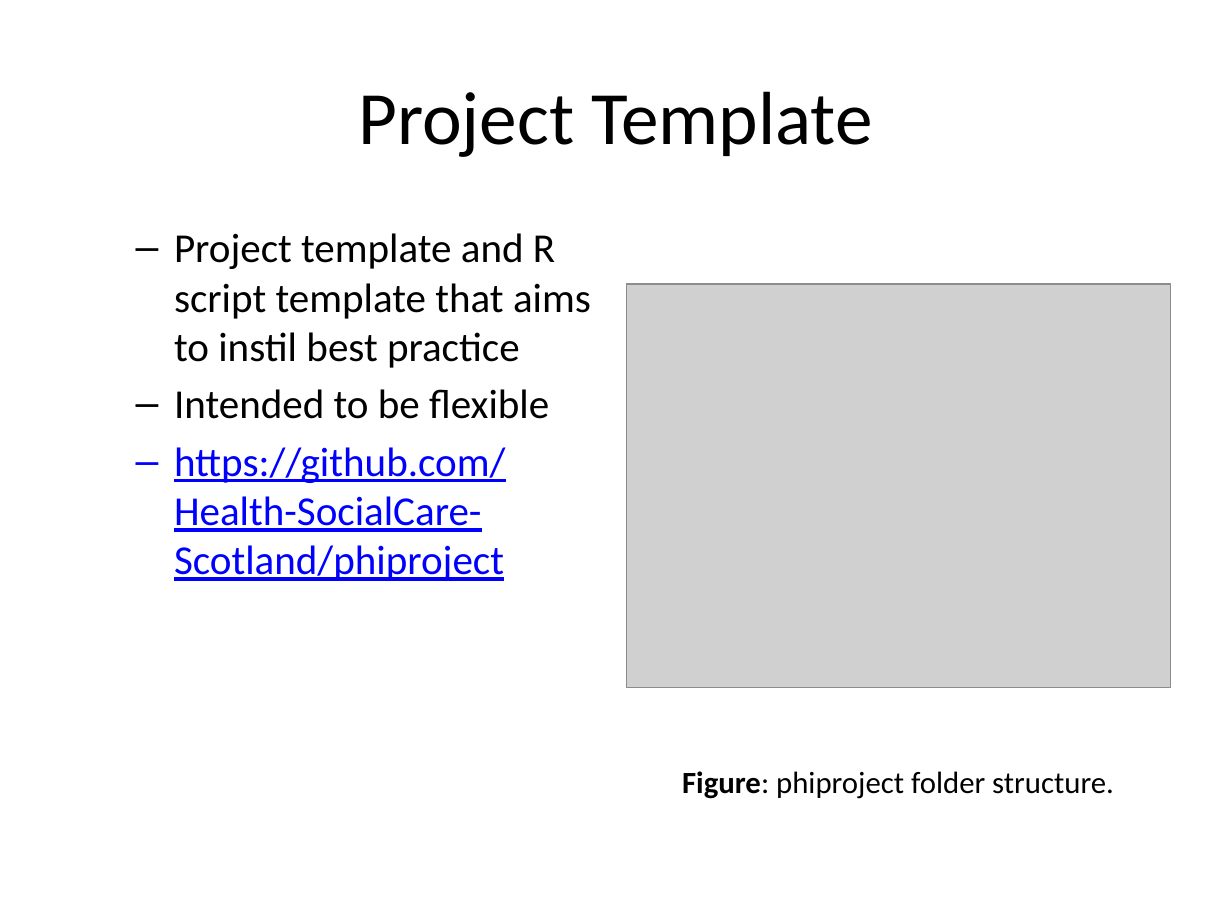
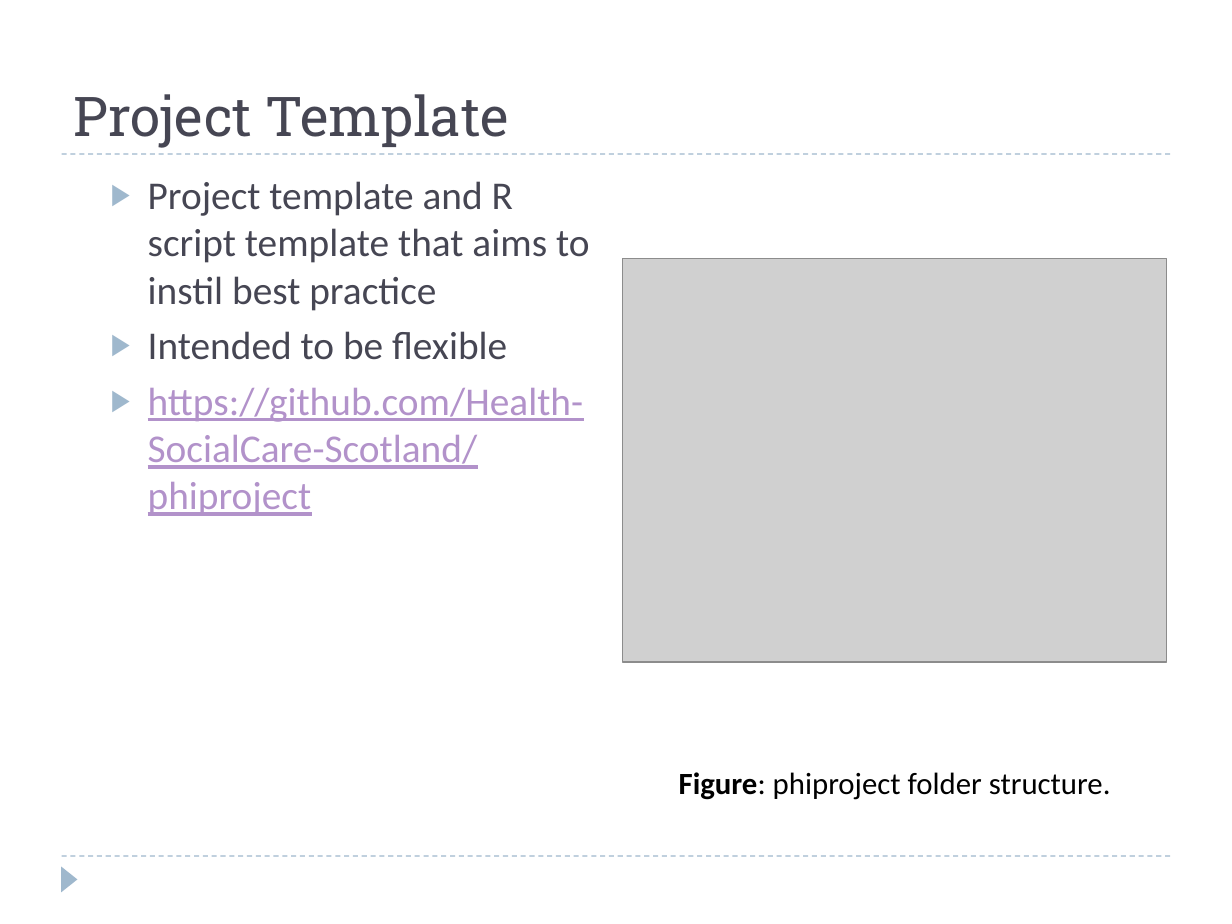
Before and after one commit to alan-y/phiproject-talk, a slide deck: slide 3 of phiproject_ay.pptx. Drawn at 1232x924 pixels with LibreOffice and Linux fonts; fonts in the diff are those of the drawing; grey boxes stand for pictures. Boxes give left, top, right and bottom in pixels: in the first picture for what was removed or moved away, otherwise in the second. Text is boxed around its words. In the diff, an @@ line names an element or a change of style, - is before the commit and + after.

```diff
--- a/phiproject_ay.pptx
+++ b/phiproject_ay.pptx
@@ title "Project Template" at [74, 94, 508, 148]: size 44 to 32 pt, font Calibri to Roboto Slab, text colour #000000 to #464653; alignment centre to left; vertical alignment middle to bottom @@
@@ text "Project template and R script ...": place and size @@
-text "Project template and R script ..." at [174, 233, 591, 581]
+text "Project template and R script ..." at [148, 181, 590, 516]
@@ text "Project template and R script ..." at [148, 181, 590, 516]: size 24 to 23 pt; text colour #000000 to #464653 in "Project template and R script template that ...", "Intended to be flexible"; text colour #0000FF to #B292CA in "https://github.com/Health-SocialCare-Scotland/phiproject"; bullet – to ▶ @@
@@ line added from (62, 154) to (1170, 154), #9FB8CD 0.75 pt dashed @@
@@ picture: place and size @@
-picture at [626, 285, 1170, 689]
+picture at [623, 259, 1168, 663]
@@ line added from (62, 856) to (1170, 856), #9FB8CD 0.75 pt dashed @@
@@ triangle added at [62, 866, 78, 892], fill #9FB8CD @@
```
Also in this commit, not shown: 10 other slides changed, 4 other files.
